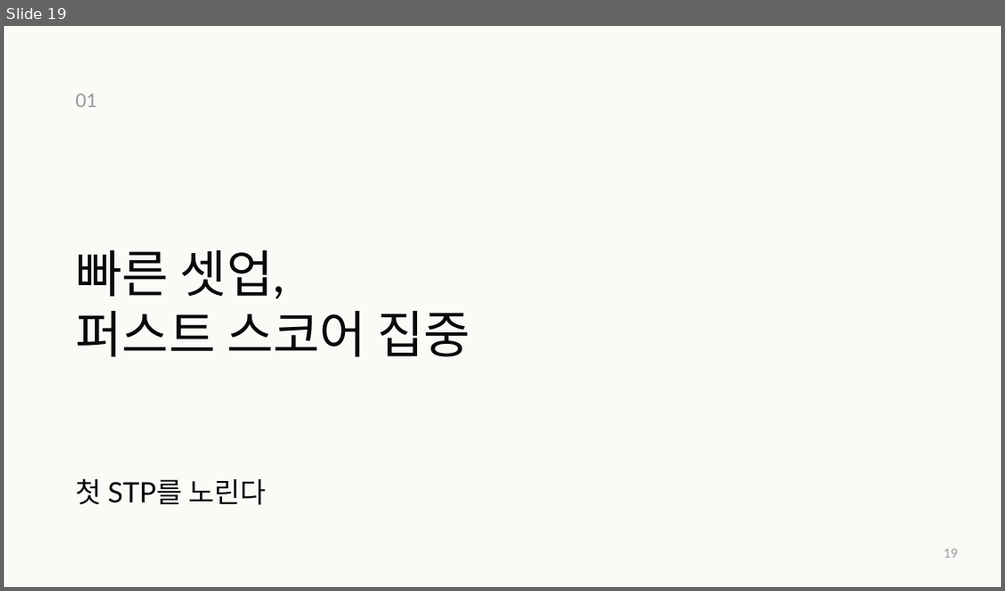
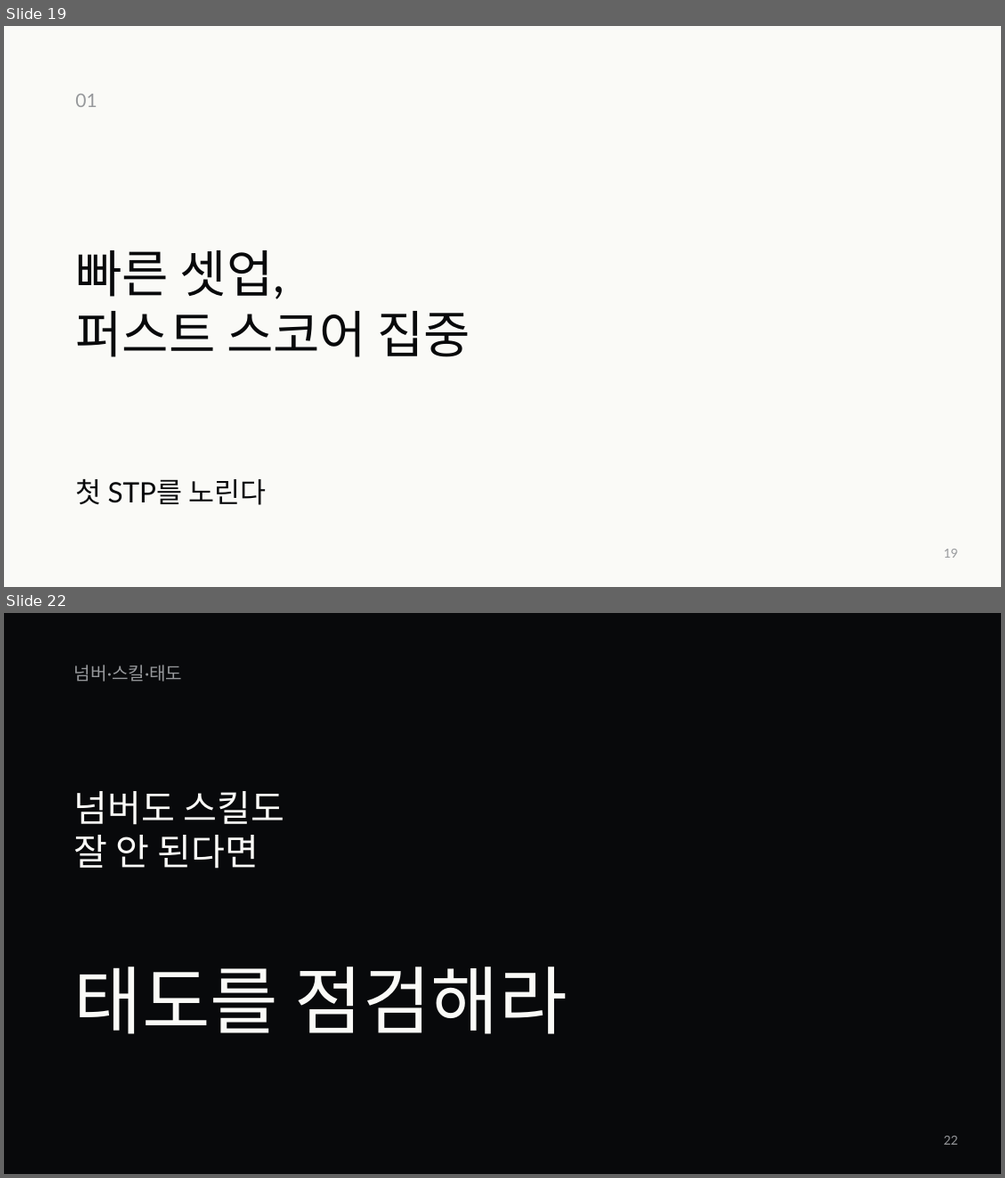
Before and after one commit to jaeyoung5178-bot/Presence, a slide deck: education/mentality/nozero400/NoZero-400Days.pptx. Shown one above the other, each under a label of ours: slide 19 before the commit, slides 19 and 22 after it; the slides between them are not shown. The pictures are 1005x591 and 1005x1178 pixels, drawn with LibreOffice and Linux fonts; fonts in the diff are those of the drawing. Boxes give left, top, right and bottom in pixels: in the first picture for what was removed or moved away, otherwise in the second. Text is boxed around its words. In the diff, an @@ line names an element or a change of style, - is before the commit and + after.

```diff
--- a/education/mentality/nozero400/NoZero-400Days.pptx
+++ b/education/mentality/nozero400/NoZero-400Days.pptx
@@ slide 22 added at (4, 613, 1001, 1174), background #08090B @@
@@ text added at (74, 665, 183, 682), 17.2 pt, text #96989B @@
+넘버·스킬·태도
@@ text added at (74, 791, 284, 868), 35.2 pt, text #FAFAF7 @@
+넘버도 스킬도
+잘 안 된다면
@@ text added at (74, 966, 567, 1034), 71.2 pt, text #FAFAF7 @@
+태도를 점검해라
@@ text added at (944, 1135, 958, 1144), 12 pt, text #96989B @@
+22
```
Also in this commit, not shown: 5 slides changed, 13 other slides added, 12 slides removed, 5 other files.
